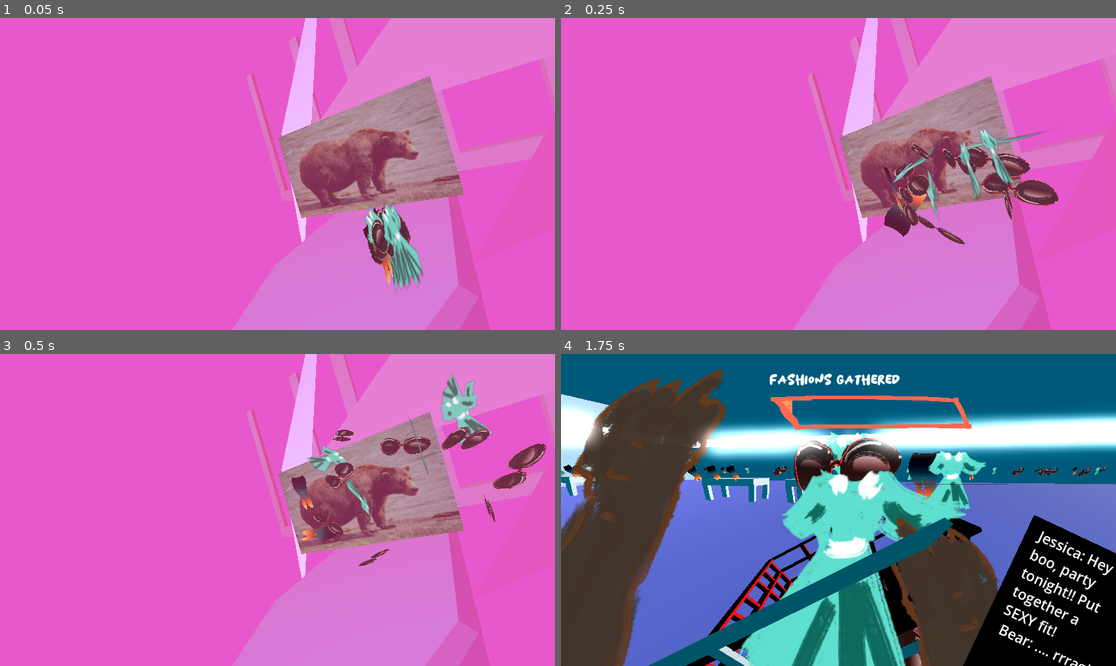
Above: before the commit, frames 1-4 (two rows, left to right).
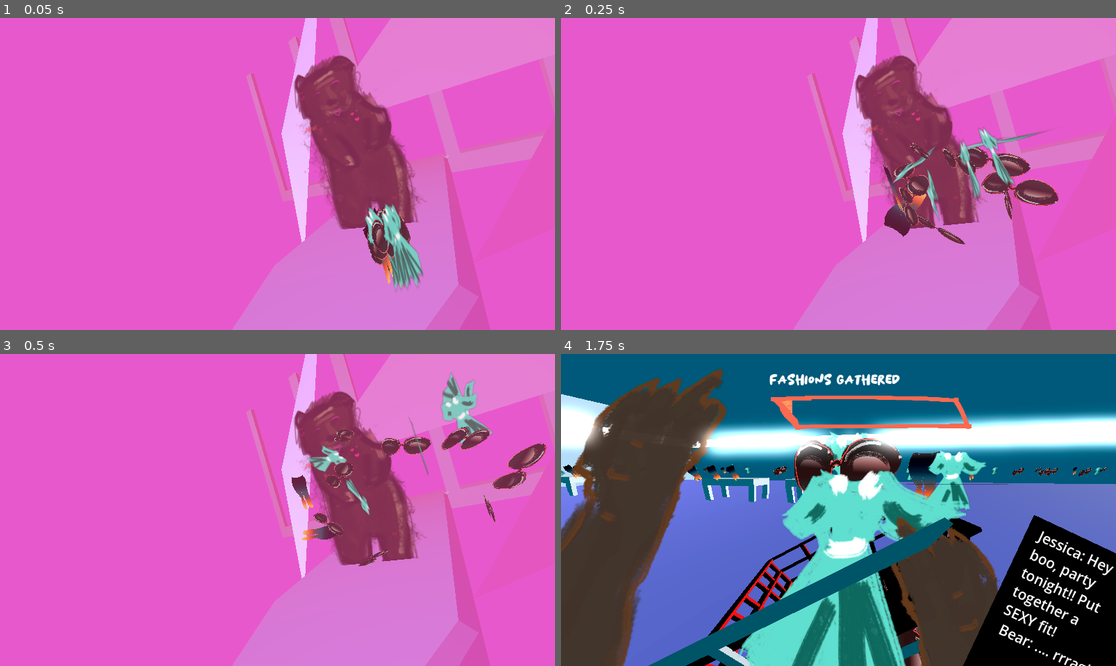
Above: after the commit, the same moments.

Repository: meanderingleaf/altctrl2024
Game: Godot game, scene res://scenes/cannonit.tscn
The game is run twice, just before and just after one commit, with the same random seed, the same clock (stepped at 60 frames per second) and the same inputs. This scene is started directly instead of the project's main scene.
Inputs:
- Up to frame 1 (0.05 s): no input
- Up to frame 2 (0.25 s): no input
- Up to frame 3 (0.5 s): no input
- Up to frame 4 (1.75 s): hold B (right_high) 0.53-1.28 s; tap Space (omniaction) at 0.6, 1.35 s; hold T (left_high) from 1.28 s (still down)

The runs differ from the first frame. In frame 1, 11% of the frame differs, in the area x 50-84%, y 12-68%; in frame 2, 9.1%; in frame 3, 9.7%; in frame 4, nothing differs.

Commit message:
New fashion bear

Diff:
--- a/scenes/cannonit.tscn
+++ b/scenes/cannonit.tscn
@@ -3,7 +3,7 @@
 [ext_resource type="Script" path="res://scripts/cannonit.gd" id="1_0q2hu"]
 [ext_resource type="Script" path="res://scripts/fashion_target.gd" id="2_dmnat"]
 [ext_resource type="Script" path="res://scripts/cannon.gd" id="3_j811y"]
-[ext_resource type="Texture2D" uid="uid://cqwyo6q3wa76i" path="res://sprites/chunk.webp" id="4_y0pqm"]
+[ext_resource type="Texture2D" uid="uid://ckhhrln1f5tum" path="res://sprites/fashionBear.png" id="3_semg8"]
 [ext_resource type="Script" path="res://scripts/results_screen.gd" id="6_31ksq"]
 [ext_resource type="LabelSettings" uid="uid://ni61wdkpy3r0" path="res://font/cartoon_label_settings.tres" id="6_mjafa"]
 [ext_resource type="Texture2D" uid="uid://6qavvqo82vmh" path="res://sprites/progress_holder.png" id="8_l4kfp"]
@@ -21,6 +21,8 @@
 volumetric_fog_detail_spread = 0.757858
 
 [sub_resource type="CapsuleShape3D" id="CapsuleShape3D_pu6xc"]
+radius = 0.683832
+height = 2.58885
 
 [sub_resource type="CapsuleShape3D" id="CapsuleShape3D_20ufk"]
 radius = 0.147457
@@ -361,8 +363,8 @@
 shape = SubResource("SphereShape3D_g4423")
 
 [node name="Sprite3D" type="Sprite3D" parent="FashionTarget"]
-transform = Transform3D(0.2, 0, 0, 0, 0.2, 0, 0, 0, 0.005, -0.467608, -1.41066, -3.18871)
-texture = ExtResource("4_y0pqm")
+transform = Transform3D(0.15, 0, 0, 0, 0.15, 0, 0, 0, 0.005, -0.467608, -1.17677, -3.4072)
+texture = ExtResource("3_semg8")
 
 [node name="SplatSFX" type="AudioStreamPlayer" parent="FashionTarget"]
 stream = ExtResource("10_13cg1")
Binary file added: sprites/fashionBear.png
Not shown, added: sprites/fashionBear.png.import
